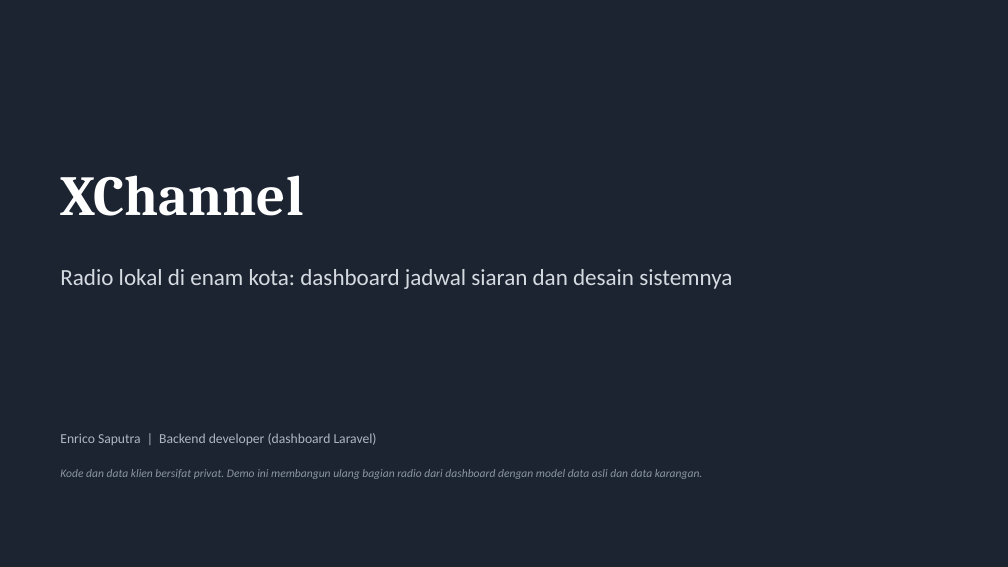
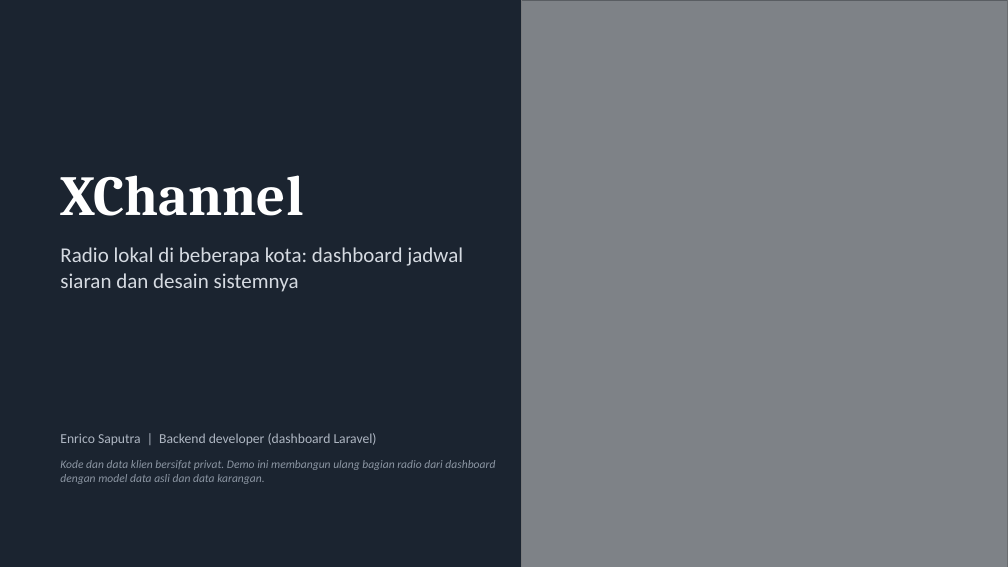
Before and after one commit to Enricosaputra/xchannel-dashboard-demo, a slide deck: slide 1 of docs/XChannel-presentasi.pptx. Drawn at 1008x567 pixels with LibreOffice and Linux fonts; fonts in the diff are those of the drawing; grey boxes stand for pictures. Boxes give left, top, right and bottom in pixels: in the first picture for what was removed or moved away, otherwise in the second. Text is boxed around its words. In the diff, an @@ line names an element or a change of style, - is before the commit and + after.

```diff
--- a/docs/XChannel-presentasi.pptx
+++ b/docs/XChannel-presentasi.pptx
@@ picture added at bbox=[522, 0, 1008, 567] @@
@@ rectangle added at bbox=[522, 0, 1008, 567], fill #1B2430 at 45% opacity @@
@@ text "Radio lokal di beberapa kota: ..." at bbox=[60, 247, 463, 292]: vertical alignment middle to top @@
@@ text at bbox=[60, 247, 463, 292]: text changed; size 22 to 20 pt @@
-Radio lokal di enam kota: dashboard jadwal siaran dan desain sistemnya
+Radio lokal di beberapa kota: dashboard jadwal siaran dan desain sistemnya
@@ text "Kode dan data klien bersifat ..." at bbox=[60, 460, 495, 484]: vertical alignment middle to top @@
```
Also in this commit, not shown: 13 other slides changed, 1 slide added, 8 other files.
